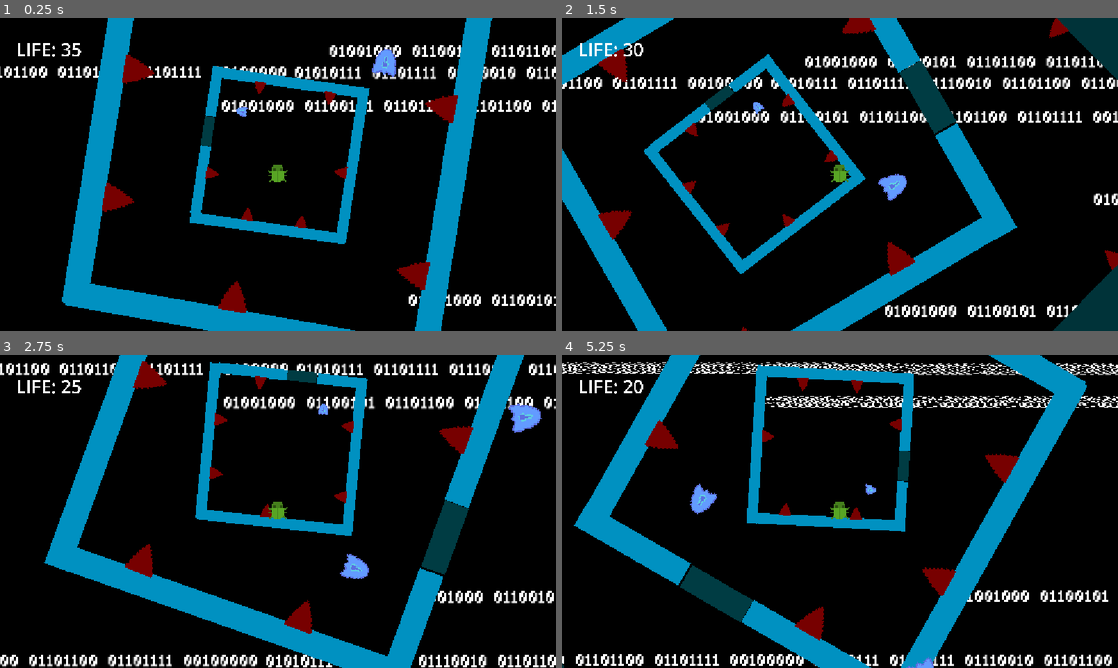
Above: before the commit, frames 1-4 (two rows, left to right).
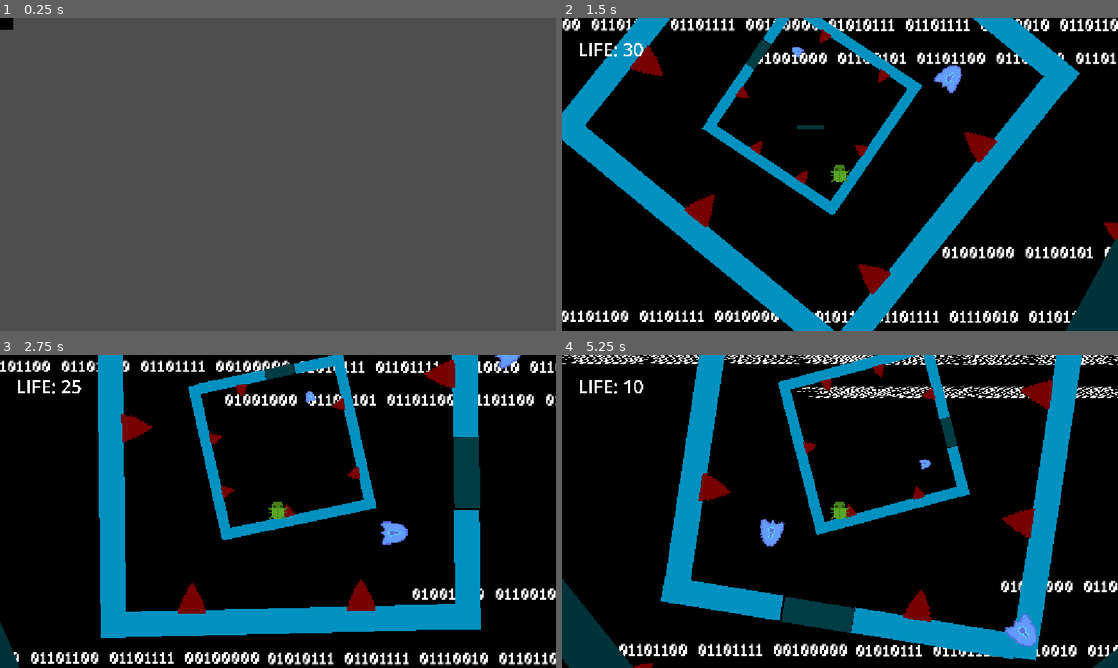
Above: after the commit, the same moments.

Repository: Noob-97/very-serious-game-jam
Game: Godot game, scene res://Scenes/Cutscene.tscn
The game is run twice, just before and just after one commit, with the same random seed, the same clock (stepped at 60 frames per second) and the same inputs. Before the commit the project starts from res://Scenes/Testing/test3.tscn.
Inputs:
- Up to frame 1 (0.25 s): no input
- Up to frame 2 (1.5 s): hold D (RightKey) from 0.53 s (still down); tap Space (JumpKey) at 0.77 s
- Up to frame 3 (2.75 s): tap Space (JumpKey) at 1.52 s; release D (RightKey) at 2.03 s; hold A (LeftKey) from 2.03 s (still down)
- Up to frame 4 (5.25 s): release A (LeftKey) at 2.78 s; hold D (RightKey) 2.78-4.28 s; tap Space (JumpKey) at 3.02, 3.77, 4.52 s; hold A (LeftKey) 4.28-5.03 s; hold D (RightKey) from 5.03 s (still down)

The runs differ from the first frame. In frame 1, 100% of the frame differs, in the area x 0-100%, y 0-100%; in frame 2, 36%; in frame 3, 32%; in frame 4, 38%.

Commit message:
Cutscene added, and some extra needed stuff.

Diff:
--- /dev/null
+++ b/Disappearing starter platform..gd
@@ -0,0 +1,6 @@
+extends StaticBody2D
+
+func _ready() -> void:
+	await get_tree().create_timer(2.0).timeout
+
+	queue_free()
--- /dev/null
+++ b/Scenes/Cutscene.tscn
@@ -0,0 +1,25 @@
+[gd_scene format=3 uid="uid://beu7j3tamk21u"]
+
+[ext_resource type="Script" uid="uid://ervtvul6cy2" path="res://Scenes/cutscene.gd" id="1_1srds"]
+
+[sub_resource type="VideoStreamTheora" id="VideoStreamTheora_rcnu8"]
+resource_local_to_scene = true
+resource_name = "CutsceneV1RUS"
+file = "res://CutsceneV1RUS.ogv"
+
+[node name="Control" type="Control" unique_id=361787160]
+layout_mode = 3
+anchors_preset = 0
+offset_right = 40.0
+offset_bottom = 40.0
+script = ExtResource("1_1srds")
+
+[node name="VideoStreamPlayer" type="VideoStreamPlayer" parent="." unique_id=183910107]
+layout_mode = 1
+offset_left = -13.0
+offset_top = -16.0
+offset_right = 1835.0
+offset_bottom = 1064.0
+scale = Vector2(0.64, 0.64)
+stream = SubResource("VideoStreamTheora_rcnu8")
+autoplay = true
--- a/Scenes/Testing/test3.tscn
+++ b/Scenes/Testing/test3.tscn
@@ -6,6 +6,7 @@
 [ext_resource type="PackedScene" uid="uid://cato3i0g8w10g" path="res://Scenes/Background.tscn" id="4_8hojv"]
 [ext_resource type="PackedScene" uid="uid://c3j4lpq1cm8qt" path="res://Scenes/Testing/node_2d.tscn" id="5_bqkbb"]
 [ext_resource type="PackedScene" uid="uid://dkerpte1krpwj" path="res://Scenes/Testing/Wheel5.tscn" id="6_3du0l"]
+[ext_resource type="PackedScene" uid="uid://biyjtldv8tp05" path="res://StarterPlatform.tscn" id="7_0alrg"]
 
 [node name="Test3" type="Node2D" unique_id=521406567]
 
@@ -55,3 +56,7 @@
 rotation = -1.5707964
 scale = Vector2(15.7, 15.7)
 rotation_speed = 8.0
+
+[node name="StaticBody2D" parent="." unique_id=1434404487 instance=ExtResource("7_0alrg")]
+position = Vector2(1875, 861)
+scale = Vector2(2, 2)
--- /dev/null
+++ b/Scenes/cutscene.gd
@@ -0,0 +1,12 @@
+extends Control
+
+const NEXT_SCENE_PATH = "res://Scenes/Testing/test3.tscn"
+
+@onready var video_player: VideoStreamPlayer = $VideoStreamPlayer
+
+func _ready() -> void:
+	# Connect the video player's built-in 'finished' signal to your function
+	video_player.finished.connect(_change_scene)
+
+func _change_scene() -> void:
+	get_tree().change_scene_to_file(NEXT_SCENE_PATH)
--- /dev/null
+++ b/StarterPlatform.tscn
@@ -0,0 +1,19 @@
+[gd_scene format=3 uid="uid://biyjtldv8tp05"]
+
+[ext_resource type="Script" uid="uid://b40jgs3y310ur" path="res://Disappearing starter platform..gd" id="1_h5n3n"]
+[ext_resource type="Texture2D" uid="uid://ccyhf0kjs8tqb" path="res://Sprites/square.png" id="2_7r8nm"]
+
+[sub_resource type="RectangleShape2D" id="RectangleShape2D_u0ya7"]
+size = Vector2(28, 4)
+
+[node name="StaticBody2D" type="StaticBody2D" unique_id=1434404487]
+script = ExtResource("1_h5n3n")
+
+[node name="Sprite2D" type="Sprite2D" parent="." unique_id=1011450784]
+modulate = Color(0, 0.21742246, 0.24136797, 1)
+position = Vector2(4.7683716e-07, 0)
+scale = Vector2(0.2153242, 0.0293125)
+texture = ExtResource("2_7r8nm")
+
+[node name="CollisionShape2D" type="CollisionShape2D" parent="." unique_id=1749834500]
+shape = SubResource("RectangleShape2D_u0ya7")
--- a/project.godot
+++ b/project.godot
@@ -11,7 +11,7 @@
 [application]
 
 config/name="VERY-SERIOUS-GAME-JAM"
-run/main_scene="uid://bx40csv71pguv"
+run/main_scene="uid://beu7j3tamk21u"
 config/features=PackedStringArray("4.7", "GL Compatibility")
 config/icon="res://icon.svg"
 
Not shown, added: CutsceneV1RUS.ogv.uid
Not shown, added: Disappearing starter platform..gd.uid
Not shown, added: Scenes/cutscene.gd.uid
Not shown, added: CutsceneV1RUS.ogv
